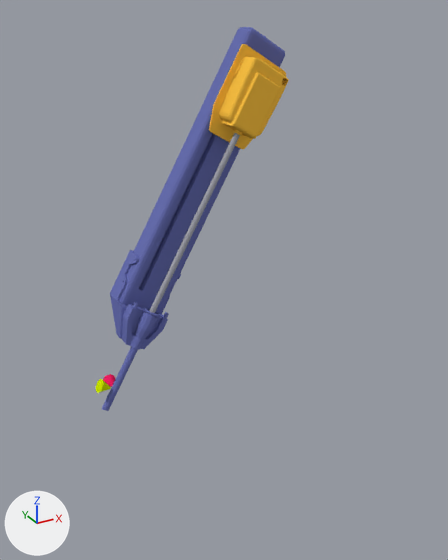
The Blender file Blender/psm1.blend: old version first, new version second.
One viewpoint serves both versions: a 50 mm camera at (-1.62, -6.03, 5.29) aimed at (2.14, 0.81, 1.88). Every picture has the same lights, and +X, +Y and +Z are marked at lower left.

In view in the first picture: '/ambf/env/psm1/base link', '/ambf/env/psm1/main insertion link', '/ambf/env/psm1/pitch end link', '/ambf/env/psm1/tool roll link', '/ambf/env/psm1/yaw link'.
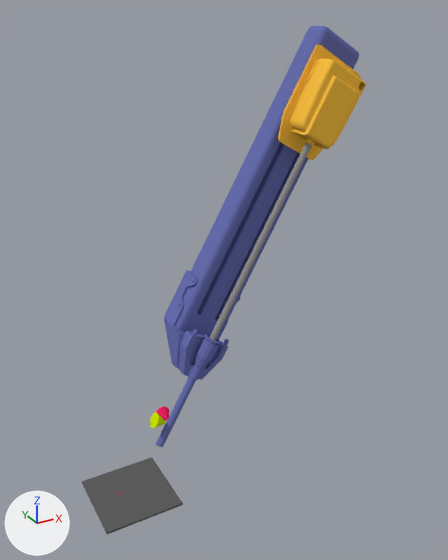
ob_base_link_yaw_link is not drawn itself; it is the parent of ob_ambf_env_psm1_yaw_link.
ob_main_insertion_link_tool_roll_link is not drawn itself; it is the parent of ob_ambf_env_psm1_tool_roll_link.
ob_pitch_end_link_main_insertion_link is not drawn itself; it is the parent of ob_ambf_env_psm1_main_insertion_link.
ob_yaw_link_pitch_back_link is not drawn itself; it is the parent of ob_ambf_env_psm1_pitch_end_link.

Diff of the bpy script that builds the scene:
```diff
--- a/Blender/psm1.blend.py
+++ b/Blender/psm1.blend.py
@@ me_tool_roll_link @@
 me_tool_roll_link.from_pydata(...)  # 265 vertices, 520 faces; spans x -0.04..0.04, y -0.04..0.04, z -1.91..1.87
-me_tool_roll_link.materials.append(mat_tool_roll_linkmat)  # grey #a2a5ae
+me_tool_roll_link.materials.append(mat_tool_roll_linkmat_002)  # grey #959595
@@ ob_ambf_env_psm1_pitch_end_link @@
 ob_ambf_env_psm1_pitch_end_link = bpy.data.objects.new('/ambf/env/psm1/pitch end link', me_pitch_end_link)
-ob_ambf_env_psm1_pitch_end_link.location = (1.373, 1.793, 1.511)
+ob_ambf_env_psm1_pitch_end_link.parent = ob_yaw_link_pitch_back_link
+ob_ambf_env_psm1_pitch_end_link.matrix_parent_inverse = Matrix(((0.0, -1.0, 0.0, 0.2), (-0.5, 0.0, -0.866, 0.76), (0.866, 0.0, -0.5, -0.716), (0.0, 0.0, 0.0, 1.0)))
+ob_ambf_env_psm1_pitch_end_link.location = (1.721, 0.63, 1.548)
 ob_ambf_env_psm1_pitch_end_link.rotation_euler = (-2.094, 0.0, -1.571)  # degrees (-120, 0, -90)
@@ ob_ambf_env_psm1_main_insertion_link @@
 ob_ambf_env_psm1_main_insertion_link = bpy.data.objects.new('/ambf/env/psm1/main insertion link', me_main_insertion_link)
+ob_ambf_env_psm1_main_insertion_link.parent = ob_pitch_end_link_main_insertion_link
+ob_ambf_env_psm1_main_insertion_link.matrix_parent_inverse = Matrix(((-0.5, 0.0, -0.866, 4.943), (-0.00321, -1.0, 0.00185, 1.365), (-0.866, 0.00371, 0.5, 0.429), (0.0, 0.0, 0.0, 1.0)))
 ob_ambf_env_psm1_main_insertion_link.location = (2.847, 1.363, 4.064)
-ob_ambf_env_psm1_main_insertion_link.rotation_euler = (0.00492, 1.047, 3.143)  # degrees (0.3, 60, 180)
+ob_ambf_env_psm1_main_insertion_link.rotation_euler = (0.00499, 1.047, -3.14)  # degrees (0.3, 60, -180)
@@ ob_ambf_env_psm1_tool_roll_link @@
 ob_ambf_env_psm1_tool_roll_link = bpy.data.objects.new('/ambf/env/psm1/tool roll link', me_tool_roll_link)
+ob_ambf_env_psm1_tool_roll_link.parent = ob_main_insertion_link_tool_roll_link
+ob_ambf_env_psm1_tool_roll_link.matrix_parent_inverse = Matrix(((-0.000243, 1.0, 0.000145, -1.363), (0.866, 0.000283, -0.5, -0.434), (-0.5, 0.0, -0.866, 4.545), (0.0, 0.0, 0.0, 1.0)))
 ob_ambf_env_psm1_tool_roll_link.location = (1.692, 1.363, 2.063)
-ob_ambf_env_psm1_tool_roll_link.rotation_euler = (0.523, -3.142, -1.571)  # degrees (30, -180, -90)
+ob_ambf_env_psm1_tool_roll_link.rotation_euler = (-2.618, -0.000095, 1.571)  # degrees (-150, 0, 90)
@@ ob_base_link_yaw_link @@
 ob_base_link_yaw_link = bpy.data.objects.new('base link-yaw link', None)
-ob_base_link_yaw_link.location = (0.653, 1.363, 0.263)
-ob_base_link_yaw_link.rotation_euler = (1.571, -0.524, 3.142)  # degrees (90, -30, 180)
-ob_base_link_yaw_link.scale = (0.1, 0.1, 0.1)
+ob_base_link_yaw_link.location = (1.0, 0.2, 0.3)
+ob_base_link_yaw_link.rotation_euler = (-1.571, -1.047, 0.0)  # degrees (-90, -60, 0)
@@ ob_yaw_link_pitch_back_link @@
 ob_yaw_link_pitch_back_link = bpy.data.objects.new('yaw link-pitch back link', None)
-ob_yaw_link_pitch_back_link.location = (0.653, 1.363, 0.263)
+ob_yaw_link_pitch_back_link.location = (1.0, 0.2, 0.3)
 ob_yaw_link_pitch_back_link.rotation_euler = (-2.094, 0.0, -1.571)  # degrees (-120, 0, -90)
-ob_yaw_link_pitch_back_link.scale = (0.1, 0.1, 0.1)
@@ ob_pitch_end_link_main_insertion_link @@
 ob_pitch_end_link_main_insertion_link = bpy.data.objects.new('pitch end link-main insertion link', None)
+ob_pitch_end_link_main_insertion_link.parent = ob_ambf_env_psm1_pitch_end_link
+ob_pitch_end_link_main_insertion_link.matrix_parent_inverse = Matrix(((0.0, -1.0, 0.0, 1.793), (-0.5, 0.0, -0.866, 1.995), (0.866, 0.0, -0.5, -0.434), (0.0, 0.0, 0.0, 1.0)))
 ob_pitch_end_link_main_insertion_link.location = (2.847, 1.363, 4.064)
-ob_pitch_end_link_main_insertion_link.rotation_euler = (1.475, 1.047, 3.142)  # degrees (85, 60, 180)
-ob_pitch_end_link_main_insertion_link.scale = (0.1, 0.1, 0.1)
+ob_pitch_end_link_main_insertion_link.rotation_euler = (0.00371, 1.047, 3.142)  # degrees (0.2, 60, 180)
@@ ob_main_insertion_link_tool_roll_link @@
 ob_main_insertion_link_tool_roll_link.location = (2.648, 1.363, 3.719)
-ob_main_insertion_link_tool_roll_link.rotation_euler = (0.524, 3.142, -1.571)  # degrees (30, 180, -90)
-ob_main_insertion_link_tool_roll_link.scale = (0.1, 0.1, 0.1)
+ob_main_insertion_link_tool_roll_link.rotation_euler = (-2.618, -0.000145, 1.571)  # degrees (-150, 0, 90)
@@ ob_table @@
 ob_table.location = (0.5, 0.51, -0.9)
-ob_table.hide_set(True)
@@ ob_ambf_env_psm1_base_link @@
 ob_ambf_env_psm1_base_link = bpy.data.objects.new('/ambf/env/psm1/base link', me_cone)
-ob_ambf_env_psm1_base_link.location = (0.65, 1.36, 0.26)
-ob_ambf_env_psm1_base_link.rotation_euler = (0.0, -0.524, 3.142)  # degrees (0, -30, 180)
+ob_ambf_env_psm1_base_link.location = (1.0, 0.2, 0.3)
+ob_ambf_env_psm1_base_link.rotation_euler = (0.0, -0.524, -3.142)  # degrees (0, -30, -180)
@@ ob_ambf_env_psm1_yaw_link @@
 ob_ambf_env_psm1_yaw_link = bpy.data.objects.new('/ambf/env/psm1/yaw link', me_cone_001)
-ob_ambf_env_psm1_yaw_link.location = (0.653, 1.363, 0.263)
+ob_ambf_env_psm1_yaw_link.parent = ob_base_link_yaw_link
+ob_ambf_env_psm1_yaw_link.matrix_parent_inverse = Matrix(((0.5, 0.0, 0.866, -0.76), (0.866, 0.0, -0.5, -0.716), (0.0, 1.0, 0.0, -0.2), (0.0, 0.0, 0.0, 1.0)))
+ob_ambf_env_psm1_yaw_link.location = (1.0, 0.2, 0.3)
 ob_ambf_env_psm1_yaw_link.rotation_euler = (0.0, 2.094, 0.0)  # degrees (0, 120, 0)
```

What differs and where, as boxes (x1, y1, x2, y2) in the pictures (448 x 560 px):
'/ambf/env/psm1/pitch end link', moved, turned, rescaled
    before: (102, 27, 285, 411)
    after: (155, 26, 359, 447)
'/ambf/env/psm1/main insertion link', moved, turned, rescaled
    before: (209, 44, 289, 149)
    after: (278, 45, 366, 160)
'Table', shown
    after: (82, 457, 183, 534)
'/ambf/env/psm1/tool roll link', recoloured, moved, turned, rescaled
    before: (149, 133, 240, 313)
    after: (209, 142, 312, 341)
'/ambf/env/psm1/yaw link', moved, turned, rescaled
    before: (96, 379, 112, 393)
    after: (150, 412, 167, 428)
'/ambf/env/psm1/base link', moved, turned
    before: (103, 374, 115, 387)
    after: (156, 406, 169, 421)
